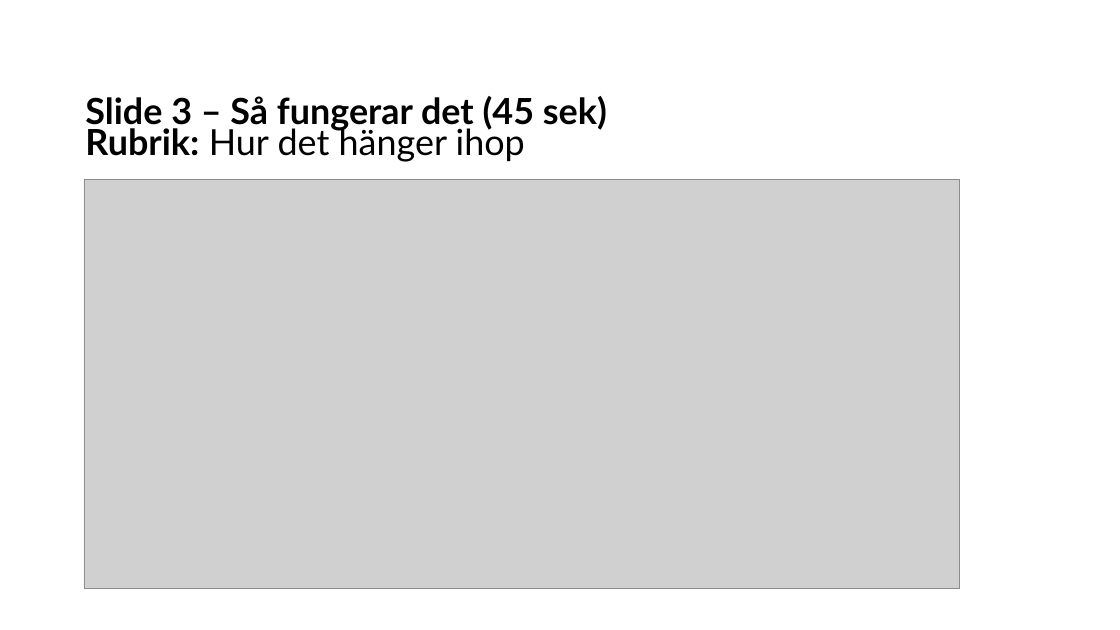
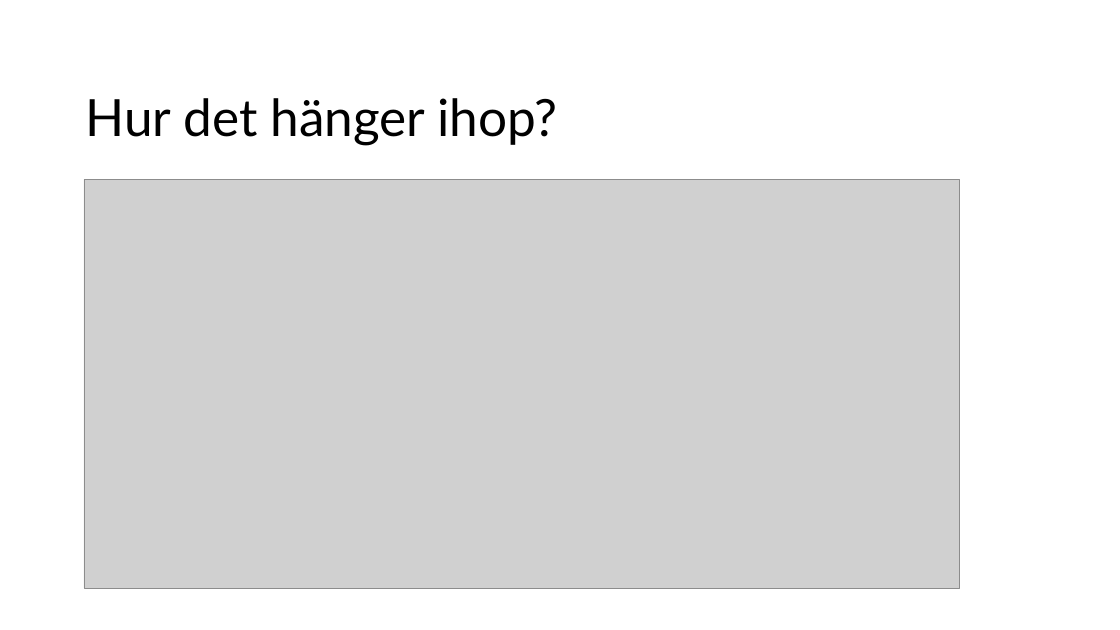
Before and after one commit to arizon-dread/region-orebro-lan, a slide deck: slide 5 of doc/Presentation KLIRR Hack Region Örebro län.odp. Drawn at 1120x630 pixels with LibreOffice and Linux fonts; fonts in the diff are those of the drawing; grey boxes stand for pictures. Boxes give left, top, right and bottom in pixels: in the first picture for what was removed or moved away, otherwise in the second. Text is boxed around its words. In the diff, an @@ line names an element or a change of style, - is before the commit and + after.

```diff
--- a/doc/Presentation KLIRR Hack Region Örebro län.odp
+++ b/doc/Presentation KLIRR Hack Region Örebro län.odp
@@ title at (85,98,558,146): text changed; size 30.8 to 44 pt; bold off @@
-Slide 3 – Så fungerar det (45 sek)
-Rubrik: Hur det hänger ihop
+Hur det hänger ihop?
```
Also in this commit, not shown: 4 other slides changed, 2 slides added, 2 slides removed, 1 other file.
